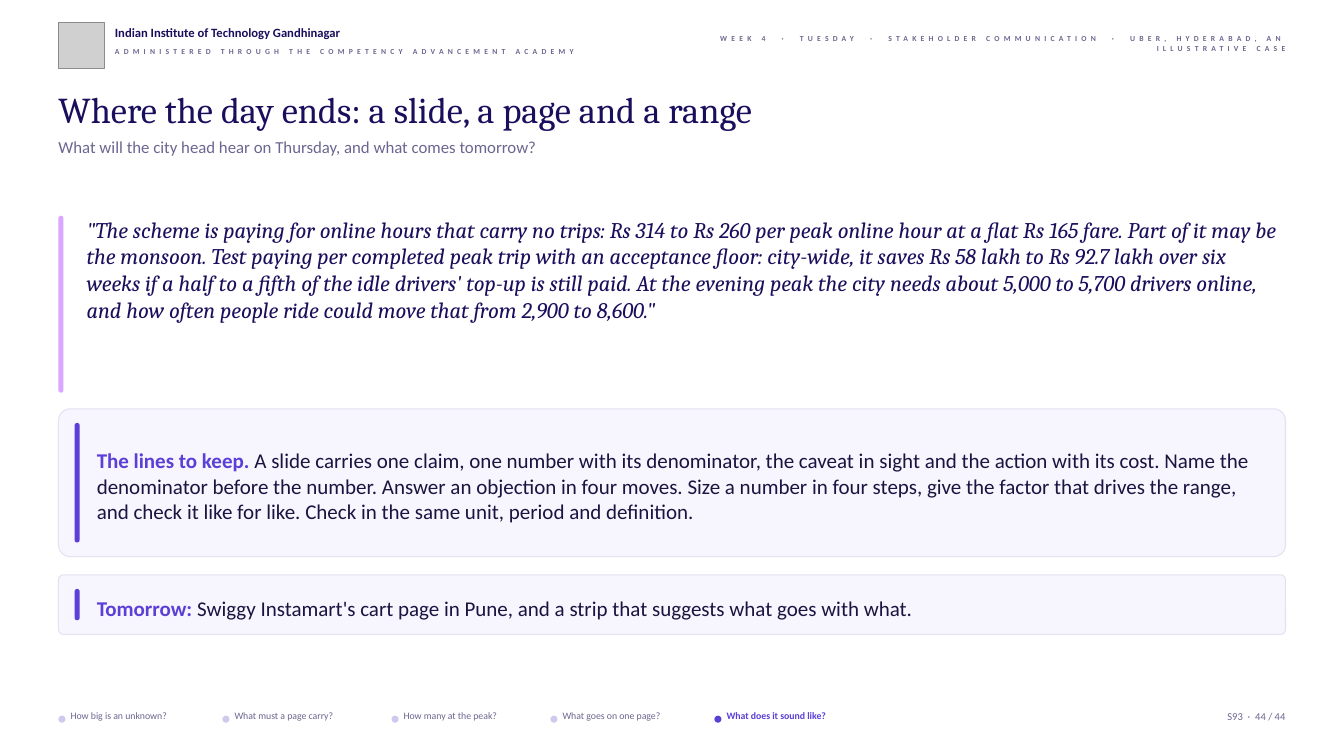
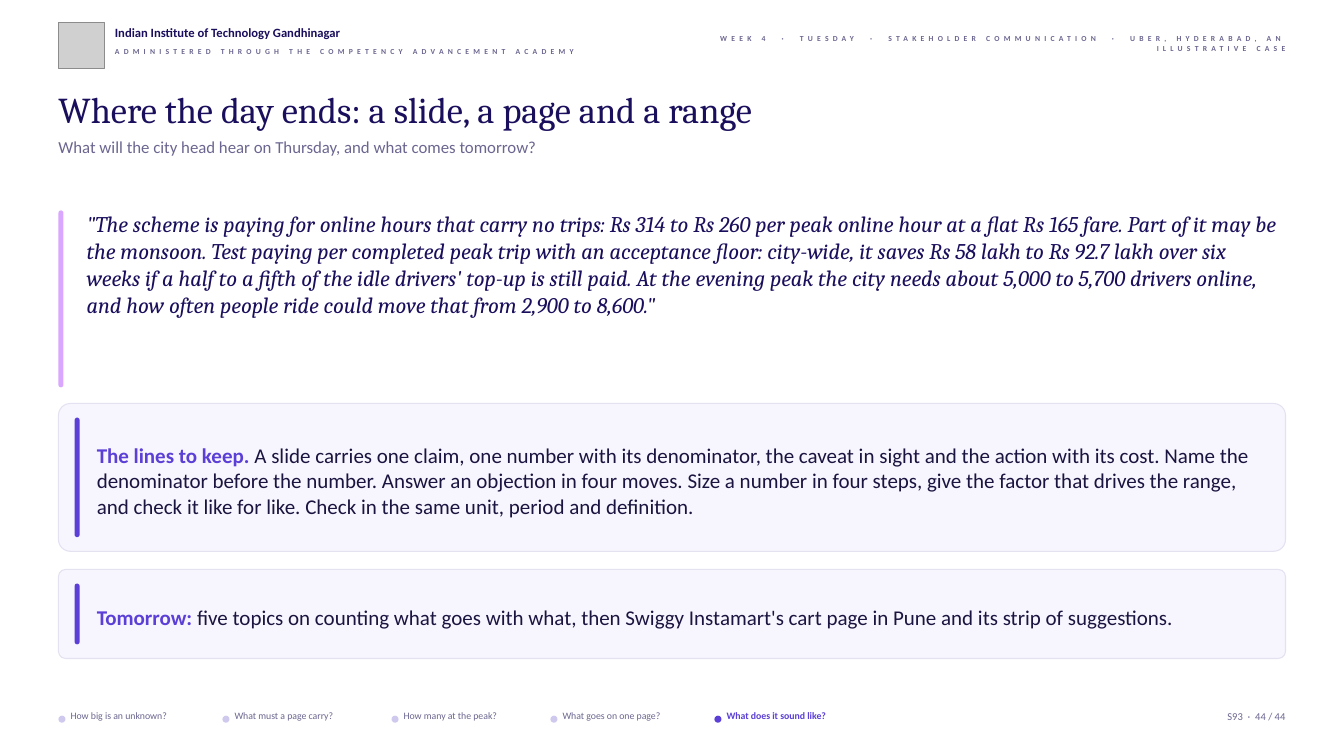
Before and after one commit to fde-academy-lab/c2-content-factory, a slide deck: slide 44 of content/W04/D2/slides/C2_W04_D02_half2_STUDENT.pptx. Drawn at 1344x756 pixels with LibreOffice and Linux fonts; fonts in the diff are those of the drawing; grey boxes stand for pictures; background and template pictures are left out. Boxes give left, top, right and bottom in pixels: in the first picture for what was removed or moved away, otherwise in the second. Text is boxed around its words. In the diff, an @@ line names an element or a change of style, - is before the commit and + after.

```diff
--- a/content/W04/D2/slides/C2_W04_D02_half2_STUDENT.pptx
+++ b/content/W04/D2/slides/C2_W04_D02_half2_STUDENT.pptx
@@ 3 rounded rectangles, 2 texts: place and size @@
-3 rounded rectangles, 2 texts at box(58, 216, 1286, 558)
+3 rounded rectangles, 2 texts at box(58, 211, 1286, 552)
@@ rounded rectangle: place and size @@
-rounded rectangle at box(58, 575, 1286, 634)
+rounded rectangle at box(58, 570, 1286, 658)
@@ rounded rectangle: place and size @@
-rounded rectangle at box(75, 589, 80, 620)
+rounded rectangle at box(75, 584, 80, 644)
@@ text at box(97, 610, 1173, 629): text changed @@
-Tomorrow: Swiggy Instamart's cart page in Pune, and a strip that suggests what goes with what.
+Tomorrow: five topics on counting what goes with what, then Swiggy Instamart's cart page in Pune and its strip of suggestions.
```
Also in this commit, not shown: 17 other files.
